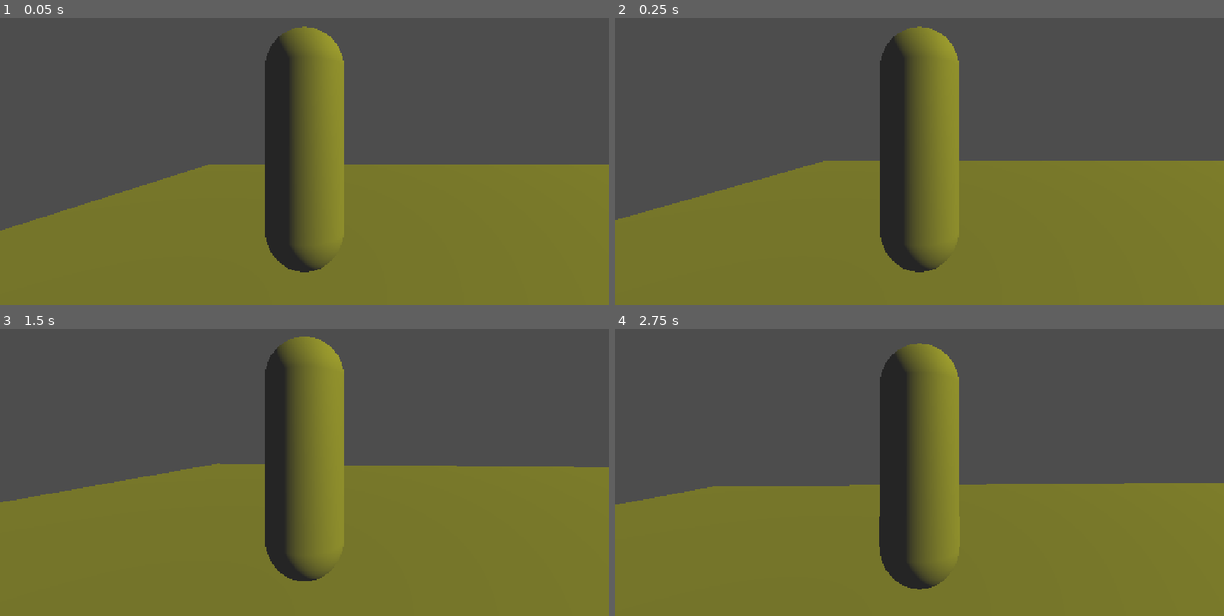
Above: before the commit, frames 1-4 (two rows, left to right).
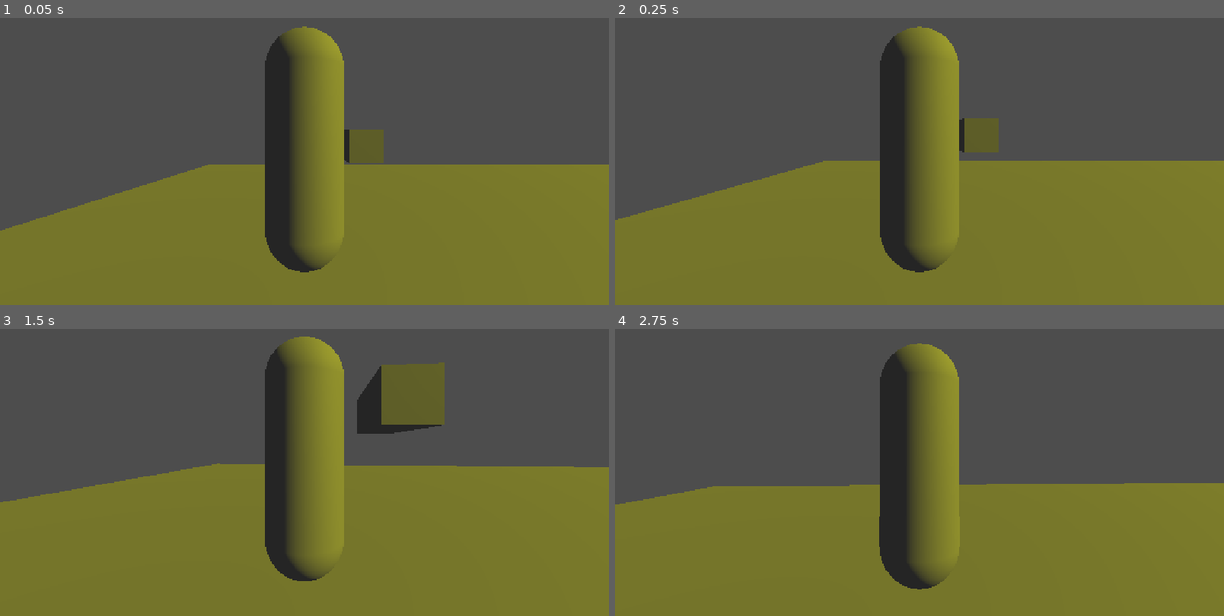
Above: after the commit, the same moments.

Repository: muh4mmedemin/Code-Of-Duty
Game: Godot game, scene res://scenes/main.tscn
Two runs of this game, one before a commit and one after it. Both use one fixed random seed, a clock stepped at 60 frames per second and the inputs below.
Inputs (mouse positions are in pixels of both pictures, inside the frame that each line leads up to):
- Up to frame 1 (0.05 s): no input
- Up to frame 2 (0.25 s): no input
- Up to frame 3 (1.5 s): tap Enter (ui_accept) at 0.5, 0.77 s; move the mouse to (334, 443) at 0.52 s; hold Ctrl (player_crouch) 0.53-1.28 s; hold W (ui_up) from 0.53 s (still down); move the mouse to (274, 446) at 1.27 s; tap Ctrl (player_crouch) at 1.35 s
- Up to frame 4 (2.75 s): keep holding W (ui_up); tap Enter (ui_accept) at 1.52 s; move the mouse to (931, 438) at 2.02 s; hold Shift (player_sprint) from 2.03 s (still down); tap Ctrl (player_crouch) at 2.3 s

The runs differ from the first frame. In frame 1, 0.8% of the frame differs, in the area x 56-63%, y 38-51%; in frame 2, 0.8%; in frame 3, 3.1%, in the area x 58-73%, y 11-37%; in frame 4, nothing differs.

Commit message:
Added crouch checker for head

Diff:
--- a/code-of-duty/scenes/main.tscn
+++ b/code-of-duty/scenes/main.tscn
@@ -10,6 +10,10 @@
 size = Vector3(38.112854, 1, 29.215942)
 
 [sub_resource type="BoxMesh" id="BoxMesh_ew6px"]
+
+[sub_resource type="BoxShape3D" id="BoxShape3D_dklp6"]
+
+[sub_resource type="BoxMesh" id="BoxMesh_fodb4"]
 
 [node name="Main" type="Node3D" unique_id=1986234648]
 
@@ -24,12 +28,21 @@
 [node name="Player" parent="." unique_id=47788392 instance=ExtResource("1_o5qli")]
 transform = Transform3D(1, 0, 0, 0, 1, 0, 0, 0, 1, -1.7990444, 1.6709387, 5.0934753)
 
-[node name="StaticBody3D" type="StaticBody3D" parent="." unique_id=2068436621]
+[node name="Floor" type="StaticBody3D" parent="." unique_id=2068436621]
 
-[node name="CollisionShape3D" type="CollisionShape3D" parent="StaticBody3D" unique_id=1083809842]
+[node name="CollisionShape3D" type="CollisionShape3D" parent="Floor" unique_id=1083809842]
 transform = Transform3D(1, 0, 0, 0, 1, 0, 0, 0, 1, 8.261078, 0, 1.3833618)
 shape = SubResource("BoxShape3D_jv1ba")
 
-[node name="MeshInstance3D" type="MeshInstance3D" parent="StaticBody3D/CollisionShape3D" unique_id=425819317]
+[node name="MeshInstance3D" type="MeshInstance3D" parent="Floor/CollisionShape3D" unique_id=425819317]
 transform = Transform3D(37.916515, 0, 0, 0, 1, 0, 0, 0, 28.680176, 0, 0, 0)
 mesh = SubResource("BoxMesh_ew6px")
+
+[node name="Box" type="StaticBody3D" parent="." unique_id=184100228]
+transform = Transform3D(1, 0, 0, 0, 1, 0, 0, 0, 2.8560681, 0, 2.9901621, 0)
+
+[node name="CollisionShape3D" type="CollisionShape3D" parent="Box" unique_id=1978701126]
+shape = SubResource("BoxShape3D_dklp6")
+
+[node name="MeshInstance3D" type="MeshInstance3D" parent="Box/CollisionShape3D" unique_id=1285021355]
+mesh = SubResource("BoxMesh_fodb4")
--- a/code-of-duty/scripts/player.gd
+++ b/code-of-duty/scripts/player.gd
@@ -8,6 +8,7 @@
 const CROUCH_SPEED = 2.5
 const RUN_SPEED = 7.0
 
+var crouch_checker_shape = ShapeCast3D.new()
 
 const JUMP_VELOCITY = 4.5
 @export var Sensivity: float = 0.1
@@ -19,6 +20,16 @@
 func _ready() -> void:
 	Input.mouse_mode = Input.MOUSE_MODE_CAPTURED
 	$CollisionShape3D.position.y = 3.0 / 2.0
+
+	var sphere = SphereShape3D.new()
+	sphere.radius = 0.40
+
+	crouch_checker_shape.shape = sphere
+	crouch_checker_shape.enabled
+	crouch_checker_shape.position.y = 3.0 - sphere.radius
+	crouch_checker_shape.target_position = Vector3.ZERO
+	crouch_checker_shape.add_exception(self)
+	add_child(crouch_checker_shape)
 
 func _physics_process(delta: float) -> void:
 	# Add the gravity.
@@ -57,11 +68,11 @@
 #region PLAYER_MOVEMENT_STATE
 func handle_player_movement_state():
 	var was_player_status = player_status
+	if crouch_checker_shape.is_colliding() == true:
+		return
 	if Input.is_action_pressed("player_crouch") and player_status != state.RUN:
 		if player_status != state.CROUCH:
-			$CollisionShape3D/MeshInstance3D.mesh.height = 2.0
-			$CollisionShape3D.shape.height = 2.0
-			$CollisionShape3D.position.y = 2.0 / 2.0
+			handle_player_height(2.0)
 			player_status = state.CROUCH
 			handle_player_speed(state.CROUCH)
 	elif Input.is_action_pressed("player_sprint") and player_status != state.CROUCH:
@@ -75,9 +86,12 @@
 	if was_player_status == player_status:
 		return
 	elif was_player_status == state.CROUCH:
-		$CollisionShape3D/MeshInstance3D.mesh.height = 3.0
-		$CollisionShape3D.shape.height = 3.0
-		$CollisionShape3D.position.y = 3.0 / 2.0
+		handle_player_height(3.0)
+
+func handle_player_height(new_height):
+		$CollisionShape3D/MeshInstance3D.mesh.height = new_height
+		$CollisionShape3D.shape.height = new_height
+		$CollisionShape3D.position.y = new_height / 2.0
 
 func handle_player_speed(player_state):
 	if state.CROUCH == player_state:
